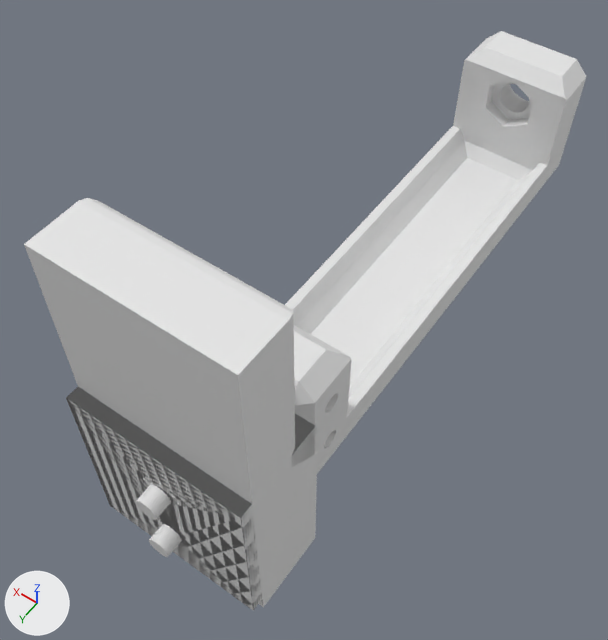
An edit to the Blender file generic_spool_holder/generic_spool_holder_v4.blend, drawn before and after from the same camera.
Before and after are seen from a 50 mm lens placed at (-66.1, 139.6, 165.3), pointed at (4.4, 40.9, 10.2). The lights are fixed; the arrows at lower left show +X, +Y and +Z.

In view in the first picture: 'dove_tail_holder', 'spool_roller_holder', 'wall_mount', 'wall_mount_screw_cutouts.001'.
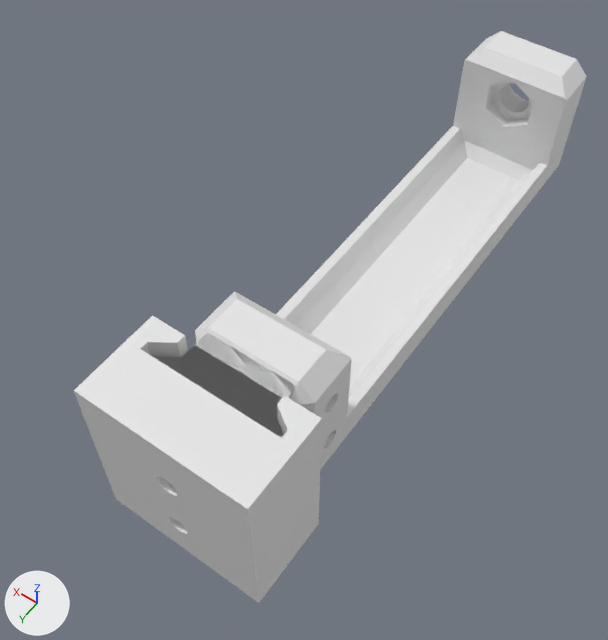
Commit message: Another iteration on the spool holder

What differs and where, as boxes (x1, y1, x2, y2) in the pictures (608 x 640 px; the box of a moved part takes in the faces that stretch with it):
'wall_mount', deleted: before (24, 198, 318, 610)
'dove_tail_holder', moved: before (67, 388, 316, 609); after (74, 315, 322, 603)
'wall_mount_screw_cutouts.001', deleted: before (135, 484, 182, 557)
'dove_tail', shown: after (195, 334, 295, 399)
part 1 of me_cube_005, moved or reshaped (not visible before): after (195, 333, 295, 399)

Patch to the scene script:
```diff
--- a/generic_spool_holder/generic_spool_holder_v4.blend.py
+++ b/generic_spool_holder/generic_spool_holder_v4.blend.py
@@ me_cube_005 @@
 me_cube_005.from_pydata(...)  # 24 vertices, 17 faces; spans x 0.0..16.8, y -23.9..-8.0, z -24.5..15.2
 # used by ob_dove_tail; parent = ob_dove_tail_holder; location = (0.0, 91.0, 19.0)
 # before: 2 (0.0, -8.0, -24.5), 3 (0.0, -8.0, 15.2), 6 (10.8, -8.0, -24.5), 7 (10.8, -8.0, 15.2) at pixel (298, 377), 16 (0.0, -8.0, 15.2)
 # before: 17 (10.8, -8.0, -24.5), 18 (0.0, -8.0, -24.5), 19 (10.8, -8.0, 15.2) at pixel (298, 377)
+# me_cube_005 part 1
+for i in [2, 3, 6, 7, *range(16, 20)]: me_cube_005.vertices[i].co += Vector((0.0, -2.0, 0.0))
@@ ob_wall_mount @@
-ob_wall_mount = bpy.data.objects.new('wall_mount', me_cube_003)
-ob_wall_mount.location = (0.0, 92.0, 0.0)
-_vg = ob_wall_mount.vertex_groups.new(name='Group')
-_vg.add([1, 5, 8, 11, 12, 15], 1.0, 'REPLACE')
-_m = ob_wall_mount.modifiers.new('Bevel', 'BEVEL')
-_m.width = 2.89
-_m.width_pct = 2.89
-_m.segments = 3
-_m.limit_method = 'VGROUP'
-_m.vertex_group = 'Group'
-_m = ob_wall_mount.modifiers.new('Boolean', 'BOOLEAN')
-_m.object = ob_wall_mount_screw_cutouts
-_m = ob_wall_mount.modifiers.new('Boolean.001', 'BOOLEAN')
-_m.object = ob_dove_tail_holder
-_m.operation = 'UNION'
@@ ob_dove_tail_holder @@
 ob_dove_tail_holder = bpy.data.objects.new('dove_tail_holder', me_cube_004)
-ob_dove_tail_holder.location = (0.0, 61.2, -1.0)
+ob_dove_tail_holder.location = (0.0, 59.2, -1.0)
 ob_dove_tail_holder.rotation_euler = (0.0, 0.0, 3.142)  # degrees (0, 0, 180)
@@ ob_dove_tail @@
 _m = ob_dove_tail.modifiers.new('Mirror', 'MIRROR')
-ob_dove_tail.hide_set(True)
@@ ob_wall_mount_screw_cutouts_001 @@
-ob_wall_mount_screw_cutouts_001 = bpy.data.objects.new('wall_mount_screw_cutouts.001', me_cylinder_018)
-ob_wall_mount_screw_cutouts_001.location = (0.0, 20.5, -45.0)
-_m = ob_wall_mount_screw_cutouts_001.modifiers.new('Array', 'ARRAY')
-_m.use_constant_offset = True
-_m.constant_offset_displace = (0.0, 0.0, -18.0)
-_m.use_relative_offset = False
```
